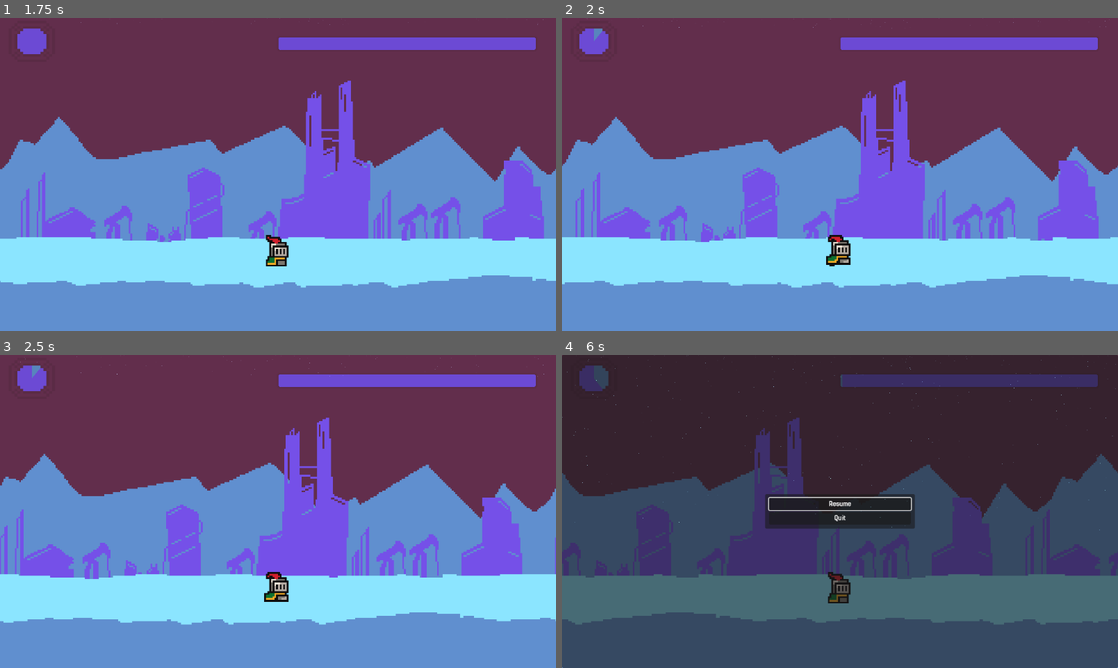
Above: before the commit, frames 1-4 (two rows, left to right).
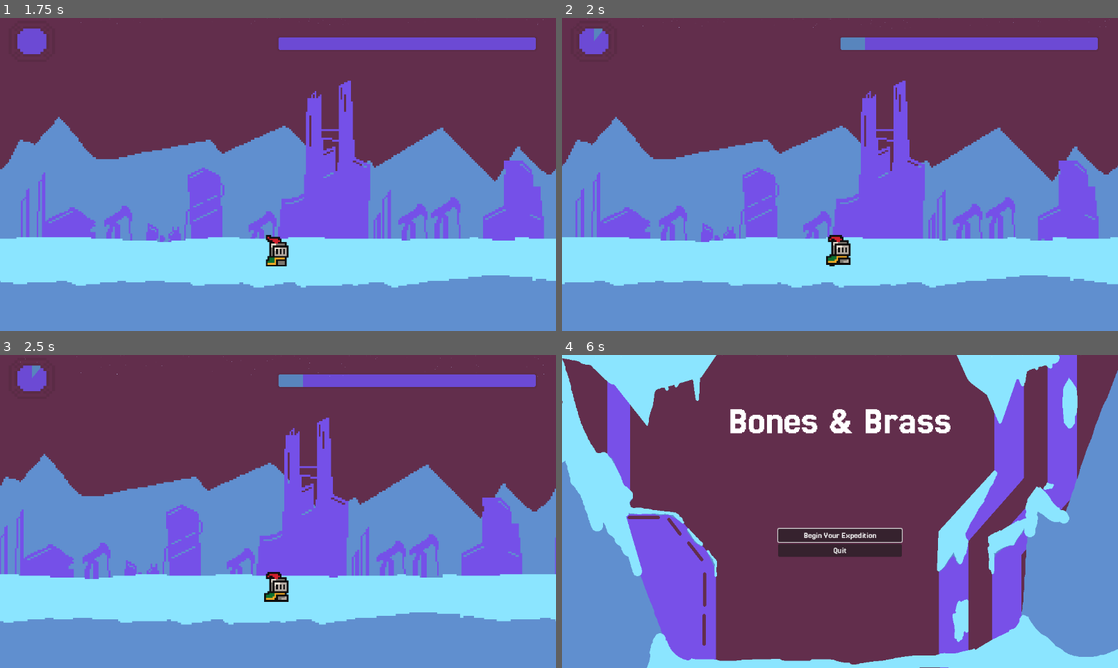
Above: after the commit, the same moments.

Repository: Mightysmallfry/BonesAndBullets
Game: Godot game, scene res://Menus/main_menu.tscn
The game is run twice, just before and just after one commit, with the same random seed, the same clock (stepped at 60 frames per second) and the same inputs.
Inputs (mouse positions are in pixels of both pictures, inside the frame that each line leads up to):
- Up to frame 1 (1.75 s): click "Begin Your Expedition" at 0.5 s; click "Continue" at 1.25 s
- Up to frame 2 (2 s): no input
- Up to frame 3 (2.5 s): tap Enter at 2 s; move the mouse to (400, 495) at 2.02 s; click (400, 495) at 2.17 s
- Up to frame 4 (6 s): move the mouse to (728, 527) at 2.77 s; click (728, 527) at 2.92 s; move the mouse to (895, 442) at 3.52 s; click (895, 442) at 3.67 s; move the mouse to (812, 574) at 4.27 s; click (812, 574) at 4.42 s; move the mouse to (1006, 558) at 5.02 s; click (1006, 558) at 5.17 s; tap Escape (pause) at 5.65 s; click (840, 524) at 5.75 s, where only the run after the commit has a clickable "Return to Menu"

Frame 1 is identical in both runs. In frame 2, 0.2% of the frame differs, in the area x 50-55%, y 6-11%; in frame 3, 0.2%; in frame 4, 100%, in the area x 0-100%, y 0-100%.

Commit message:
Updated Globals and display

Diff:
--- a/Globals.gd
+++ b/Globals.gd
@@ -4,6 +4,8 @@
 @export var playerHealth: int = 100
 @export var startingBones: int = 319
 @export var bullets: int = 6
+@export var maxBullets: int = 12
+@export var maxHealth: int = 100
 
 @export_category("Player Combat Skills")
 @export_range(1,100,1) var combat_speed:int = 50
@@ -12,7 +14,7 @@
 
 @export_category("Timing Variables")
 # Measured in seconds ~5 minutes
-@export var destinationTime: float = 300
+@export var destinationTime: float = 10
 # This could change as a range of 20-40 seconds
 # When story event happens, pause the time until destination.
 @export var timeBetweenStoryEvents: float = 10
--- /dev/null
+++ b/Menus/end_menu.tscn
@@ -0,0 +1,122 @@
+[gd_scene load_steps=2 format=3 uid="uid://5xjdaf78cqwa"]
+
+[ext_resource type="Script" uid="uid://tuhxeb2yiexd" path="res://Menus/continue_button.gd" id="1_xh4fv"]
+
+[node name="EndMenu" type="Control"]
+layout_mode = 3
+anchors_preset = 15
+anchor_right = 1.0
+anchor_bottom = 1.0
+grow_horizontal = 2
+grow_vertical = 2
+
+[node name="Panel" type="Panel" parent="."]
+layout_mode = 1
+anchors_preset = 15
+anchor_right = 1.0
+anchor_bottom = 1.0
+grow_horizontal = 2
+grow_vertical = 2
+
+[node name="PanelContainer2" type="PanelContainer" parent="."]
+layout_mode = 1
+anchors_preset = 9
+anchor_bottom = 1.0
+offset_right = 568.0
+grow_vertical = 2
+
+[node name="PanelContainer3" type="PanelContainer" parent="."]
+layout_mode = 1
+anchors_preset = 9
+anchor_bottom = 1.0
+offset_left = 51.0
+offset_top = 30.0
+offset_right = 511.0
+offset_bottom = -34.0
+grow_vertical = 2
+
+[node name="VBoxContainer" type="VBoxContainer" parent="PanelContainer3"]
+layout_mode = 2
+
+[node name="MarginContainer" type="MarginContainer" parent="PanelContainer3/VBoxContainer"]
+layout_mode = 2
+theme_override_constants/margin_left = 4
+theme_override_constants/margin_top = 4
+theme_override_constants/margin_right = 4
+
+[node name="Label" type="Label" parent="PanelContainer3/VBoxContainer/MarginContainer"]
+layout_mode = 2
+theme_override_font_sizes/font_size = 41
+text = "Stats"
+
+[node name="MarginContainer2" type="MarginContainer" parent="PanelContainer3/VBoxContainer"]
+layout_mode = 2
+size_flags_vertical = 3
+theme_override_constants/margin_left = 4
+theme_override_constants/margin_top = 4
+theme_override_constants/margin_right = 4
+theme_override_constants/margin_bottom = 4
+
+[node name="RichTextLabel" type="RichTextLabel" parent="PanelContainer3/VBoxContainer/MarginContainer2"]
+layout_mode = 2
+theme_override_font_sizes/normal_font_size = 22
+text = "- Stat 1
+- Stat 2
+- Stat 3
+- Stat 4"
+
+[node name="MarginContainer" type="MarginContainer" parent="."]
+layout_mode = 0
+offset_left = 678.0
+offset_top = 430.0
+offset_right = 1044.0
+offset_bottom = 588.0
+
+[node name="Button" type="Button" parent="MarginContainer"]
+layout_mode = 2
+text = "Light the Candle
+[Return to Main Menu]"
+script = ExtResource("1_xh4fv")
+NextScenePath = "res://World/main.tscn"
+
+[node name="PanelContainer" type="PanelContainer" parent="."]
+layout_mode = 1
+anchors_preset = 1
+anchor_left = 1.0
+anchor_right = 1.0
+offset_left = -544.0
+offset_top = 36.0
+offset_right = -46.0
+offset_bottom = 287.0
+grow_horizontal = 0
+
+[node name="MarginContainer" type="MarginContainer" parent="PanelContainer"]
+layout_mode = 2
+
+[node name="VBoxContainer" type="VBoxContainer" parent="PanelContainer/MarginContainer"]
+layout_mode = 2
+
+[node name="MarginContainer" type="MarginContainer" parent="PanelContainer/MarginContainer/VBoxContainer"]
+layout_mode = 2
+theme_override_constants/margin_left = 4
+theme_override_constants/margin_top = 4
+theme_override_constants/margin_right = 4
+theme_override_constants/margin_bottom = 4
+
+[node name="Label" type="Label" parent="PanelContainer/MarginContainer/VBoxContainer/MarginContainer"]
+layout_mode = 2
+theme_override_font_sizes/font_size = 41
+text = "Ending: Good"
+
+[node name="MarginContainer2" type="MarginContainer" parent="PanelContainer/MarginContainer/VBoxContainer"]
+layout_mode = 2
+size_flags_vertical = 3
+theme_override_constants/margin_left = 4
+theme_override_constants/margin_top = 4
+theme_override_constants/margin_right = 4
+theme_override_constants/margin_bottom = 4
+
+[node name="RichTextLabel" type="RichTextLabel" parent="PanelContainer/MarginContainer/VBoxContainer/MarginContainer2"]
+layout_mode = 2
+theme_override_font_sizes/normal_font_size = 22
+text = "I'm sorry I couldn't return all of you. But you should know your sacrifice brought us back. Thank you for helping me return, It would have been too difficult otherwise. I'm sure you understand"
--- a/Menus/pause_menu.tscn
+++ b/Menus/pause_menu.tscn
@@ -1,6 +1,7 @@
-[gd_scene load_steps=2 format=3 uid="uid://cvjad2jradgig"]
+[gd_scene load_steps=3 format=3 uid="uid://cvjad2jradgig"]
 
 [ext_resource type="Script" uid="uid://c4ml4mda7dj05" path="res://Menus/pause_menu.gd" id="1_hdmo1"]
+[ext_resource type="Script" uid="uid://tuhxeb2yiexd" path="res://Menus/continue_button.gd" id="2_ik086"]
 
 [node name="PauseMenu" type="Control"]
 layout_mode = 3
@@ -60,6 +61,12 @@
 focus_previous = NodePath("../ResumeButton")
 text = "Quit"
 
+[node name="ReturnButton" type="Button" parent="PanelContainer/MarginContainer/VBoxContainer"]
+layout_mode = 2
+text = "Return to Menu"
+script = ExtResource("2_ik086")
+NextScenePath = "res://Menus/main_menu.tscn"
+
 [connection signal="mouse_entered" from="PanelContainer/MarginContainer/VBoxContainer/ResumeButton" to="." method="_on_resume_button_mouse_entered"]
 [connection signal="pressed" from="PanelContainer/MarginContainer/VBoxContainer/ResumeButton" to="." method="_on_resume_button_pressed"]
 [connection signal="mouse_entered" from="PanelContainer/MarginContainer/VBoxContainer/QuitButton" to="." method="_on_quit_button_mouse_entered"]
--- a/StoryEvents/story_event_display.gd
+++ b/StoryEvents/story_event_display.gd
@@ -57,12 +57,19 @@
 			return
 		StoryChoice.ChoiceTypeEnum.BULLET:
 			print("No man outsmarts bullet")
-			#Process effects of choice
+			if has_reward(choiceData):
+				Globals.bullets += choiceData.rewards[0];
+				clamp(Globals.bullets, 0, Globals.maxBullets)
 			finish_story_event()
 			# Emit continue signal
 			return
 		StoryChoice.ChoiceTypeEnum.HEALTH:
 			print("No man outsmarts Health")
+			if has_reward(choiceData):
+				Globals.playerHealth += choiceData.rewards[0];
+				clamp(Globals.playerHealth, 0, Globals.maxHealth)
+				if Globals.playerHealth == 0:
+					get_tree().change_scene_to_file("res://Menus/end_menu.tscn")
 			finish_story_event()
 			return
 		StoryChoice.ChoiceTypeEnum.PROGRESS:
@@ -79,3 +86,8 @@
 	visible = false
 	Globals.currentDay += 1
 	emit_signal("finished_story_event")
+
+func has_reward(choiceData: StoryChoice) -> bool:
+	if choiceData.rewards == null or choiceData.rewards.is_empty():
+		return false
+	return true
--- a/World/main.gd
+++ b/World/main.gd
@@ -76,8 +76,6 @@
 	storyEventDisplay.load_story_event_data(storyEventData)
 	storyEventDisplay.visible = true
 
-
-
 func _on_finished_story_event() -> void:
 	# Continue Destination, restart eventTimer
 	# If we want slight variations in time, this is where we would implement it.
@@ -86,3 +84,7 @@
 	storyEventTimer.start()
 
 	print("Game has resumed")
+
+
+func _on_story_progression_timer_timeout() -> void:
+	get_tree().change_scene_to_file("res://Menus/end_menu.tscn")
--- a/World/main.tscn
+++ b/World/main.tscn
@@ -165,4 +165,5 @@
 process_material = SubResource("ParticleProcessMaterial_1hcjw")
 script = ExtResource("4_d55jh")
 
+[connection signal="timeout" from="Timers/StoryProgressionTimer" to="." method="_on_story_progression_timer_timeout"]
 [connection signal="timeout" from="Timers/StoryEventTimer" to="." method="_on_story_event_timer_timeout"]
Not shown: 1 places in Menus/main_menu.tscn that only renumber resources
